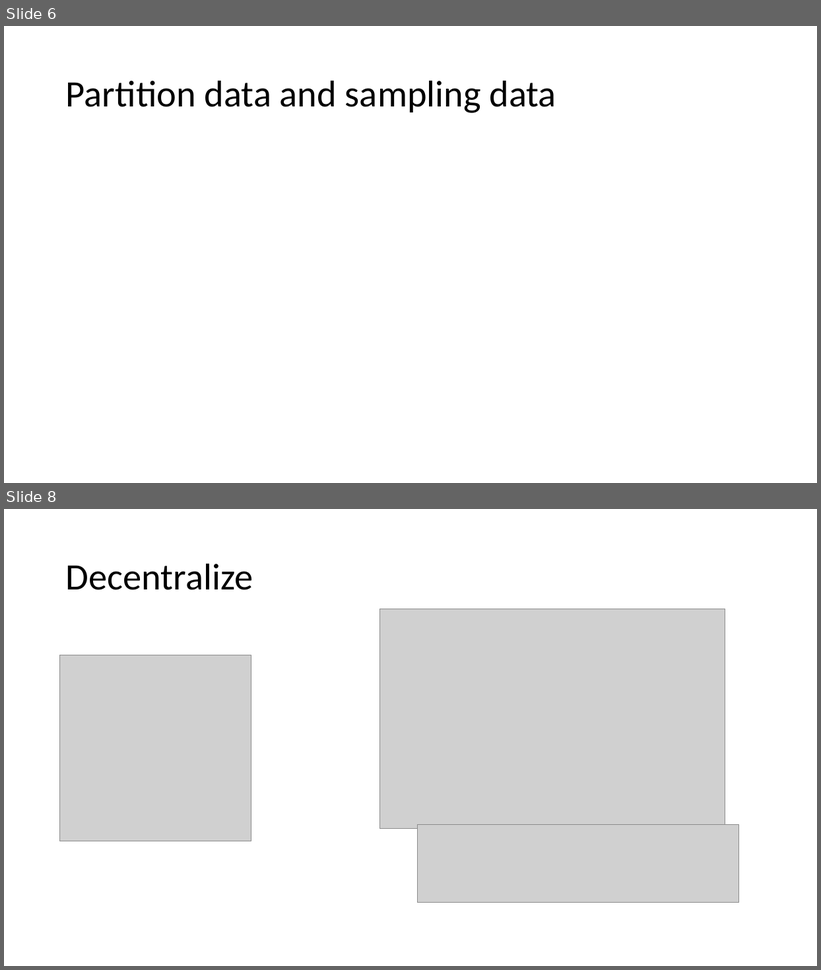
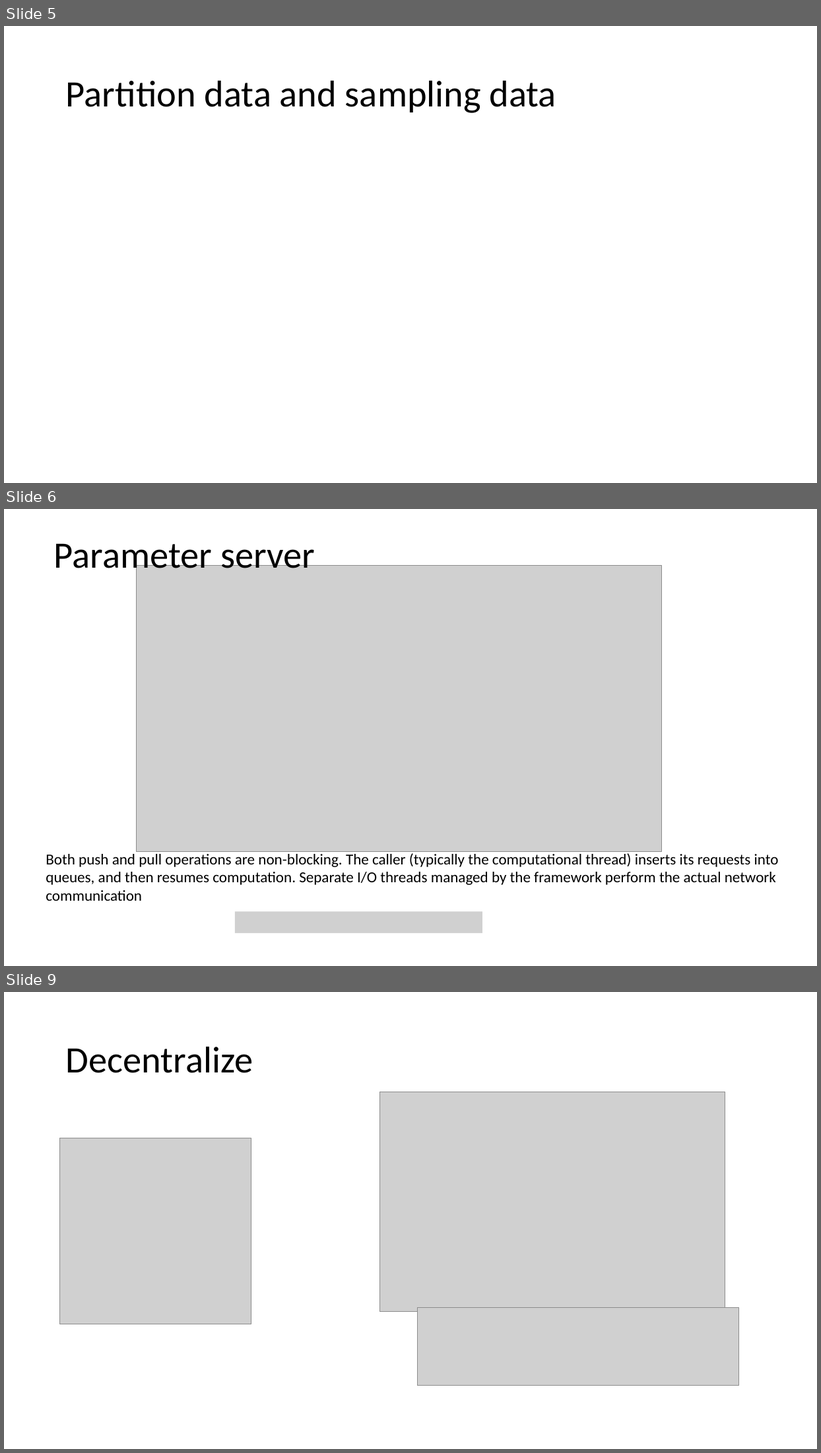
Before and after one commit to xfdywy/Optimization, a slide deck: distributed ML implementation.pptx. Shown one above the other, each under a label of ours: slides 6 and 8 before the commit, slides 5, 6 and 9 after it; the slides between them are not shown. The pictures are 821x970 and 821x1453 pixels, drawn with LibreOffice and Linux fonts; fonts in the diff are those of the drawing; grey boxes stand for pictures. Boxes give left, top, right and bottom in pixels: in the first picture for what was removed or moved away, otherwise in the second. Text is boxed around its words. In the diff, an @@ line names an element or a change of style, - is before the commit and + after.

```diff
--- a/distributed ML implementation.pptx
+++ b/distributed ML implementation.pptx
@@ slide 6 added at (x1=4, y1=509, x2=817, y2=966), background #FFFFFF @@
@@ title added at (x1=54, y1=543, x2=315, y2=576), 44 pt, text #000000 @@
+Parameter server
@@ picture added at (x1=137, y1=566, x2=661, y2=852) @@
@@ text added at (x1=46, y1=852, x2=779, y2=901), 18 pt, text #000000 @@
+Both push and pull operations are non-blocking. The caller (typically the computational thread) inserts its requests into queues, and then resumes computation. Separate I/O threads managed by the framework perform the actual network communication
@@ picture added at (x1=235, y1=912, x2=483, y2=934) @@
@@ what was slide 6 is now slide 5 @@
@@ what was slide 8 is now slide 9 @@
```
Also in this commit, not shown: 3 slides changed, 3 other slides added, 1 other file.
